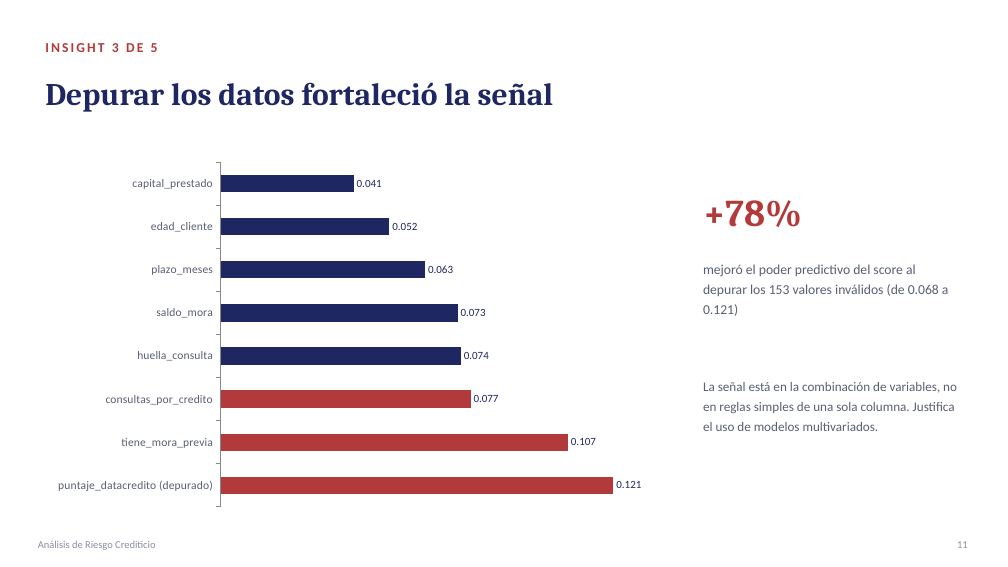
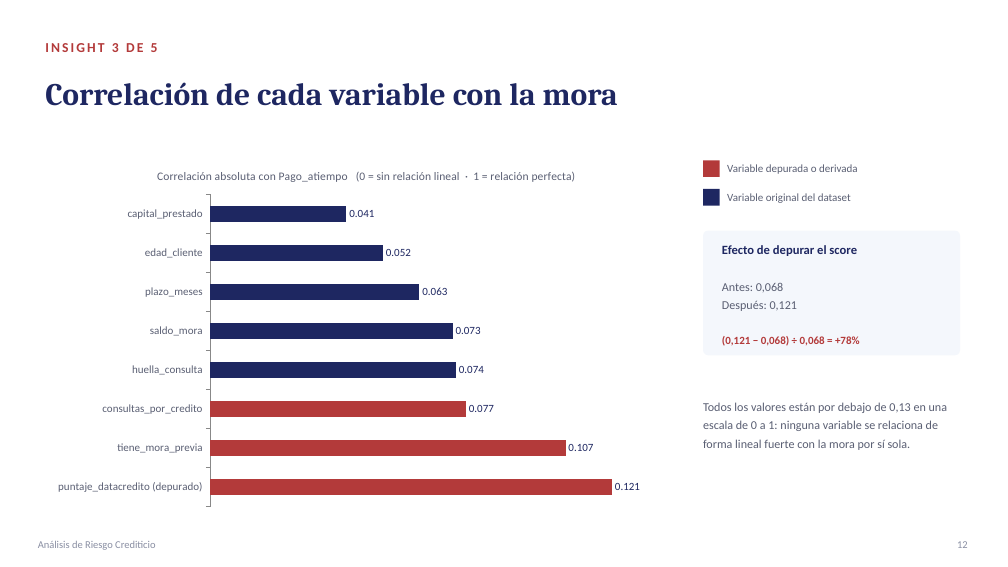
Before and after one commit to papiarcacamilo/MLOPS_CURSE, a slide deck: slide 12 of PRESENTACION.pptx (slide 11 before the commit). Drawn at 1008x567 pixels with LibreOffice and Linux fonts; fonts in the diff are those of the drawing. Boxes give left, top, right and bottom in pixels: in the first picture for what was removed or moved away, otherwise in the second. Text is boxed around its words. In the diff, an @@ line names an element or a change of style, - is before the commit and + after.

```diff
--- a/PRESENTACION.pptx
+++ b/PRESENTACION.pptx
@@ text at <box>45,82,618,106</box>: text changed @@
-Depurar los datos fortaleció la señal
+Correlación de cada variable con la mora
@@ bar chart at <box>45,155,688,514</box> @@
@@ title "Correlación absoluta con Pago_atiempo   (0 = sin relación lineal  ·  1 = relación perfecta)" added @@
@@ category axis changed @@
@@ rectangle added at <box>703,160,720,177</box>, fill #B33A3A @@
@@ text added at <box>727,164,858,174</box>, 10.5 pt, text #5A5F73 @@
+Variable depurada o derivada
@@ text removed at <box>703,200,802,227</box> @@
-+78%
@@ rectangle added at <box>703,189,720,206</box>, fill #1E2761 @@
@@ text added at <box>727,193,851,203</box>, 10.5 pt, text #5A5F73 @@
+Variable original del dataset
@@ rounded rectangle added at <box>703,231,960,355</box>, fill #F4F7FC @@
@@ text at <box>722,245,860,346</box>: text changed; size 13 to 11.5 pt; bold on @@
-mejoró el poder predictivo del score al depurar los 153 valores inválidos (de 0.068 a 0.121)
+Efecto de depurar el score
+Antes: 0,068
+Después: 0,121
+(0,121 − 0,068) ÷ 0,068 = +78%
@@ text "Efecto de depurar el score" at <box>722,245,860,346</box>: vertical alignment middle to top @@
@@ text removed at <box>703,382,957,431</box> @@
-La señal está en la combinación de variables, no en reglas simples de una sola columna. Justifica el uso de modelos multivariados.
@@ text added at <box>703,402,947,450</box>, 11.5 pt, text #5A5F73 @@
+Todos los valores están por debajo de 0,13 en una escala de 0 a 1: ninguna variable se relaciona de forma lineal fuerte con la mora por sí sola.
```
Also in this commit, not shown: 16 other slides changed, 1 slide added, 2 other files.
